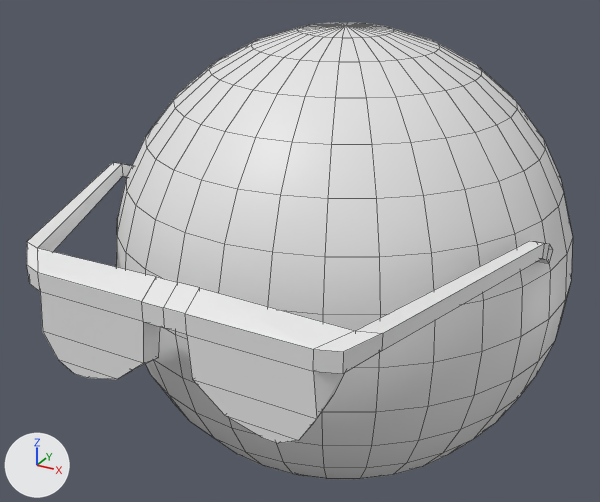
What one commit did to the Blender file Blend files/Characters/Sunglasses.blend.
Before and after are seen from a 50 mm lens placed at (0.751, -1.558, 0.758), pointed at (-0.067, -0.069, 0.013). Lighting does not change. The marker at lower left points along +X, +Y and +Z. Mesh edges are drawn as thin lines.

The scene before the commit, as lines of its bpy script (objects in view):
```python
me_sphere = bpy.data.meshes.new('Sphere')
me_sphere.from_pydata(...)  # a UV sphere (32 segments, 16 rings, poles along z) spanning x -0.5..0.5, y -0.5..0.5, z -0.5..0.5
me_sphere.polygons.foreach_set('use_smooth', [True] * 512)
me_sphere.materials.append(mat_supersanic_png)  # its picture is missing
me_sunglasses = bpy.data.meshes.new('Sunglasses')
me_sunglasses.from_pydata(...)  # 40 vertices, 37 faces; spans x 0.0..0.482, y -0.641..-0.105, z -0.037..0.189
ob_sphere = bpy.data.objects.new('Sphere', me_sphere)
ob_sphere.location = (0.0, 0.0, 0.0)
ob_sunglasses = bpy.data.objects.new('Sunglasses', me_sunglasses)
ob_sunglasses.location = (0.0, 0.0, 0.0)
_m = ob_sunglasses.modifiers.new('Mirror', 'MIRROR')
```
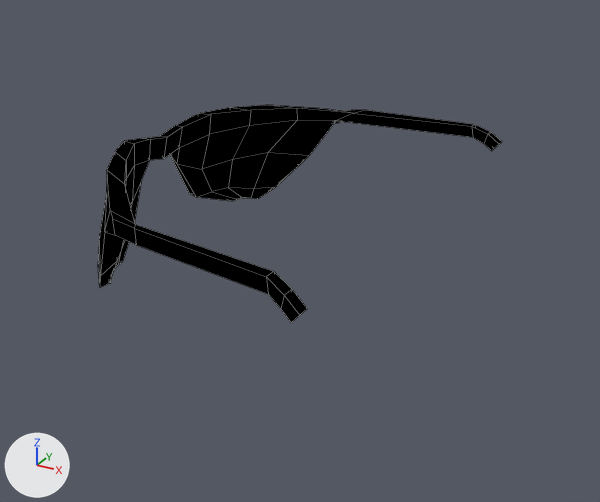
What the commit changed:
Material 'Sunglasses' (mat_sunglasses) is new.
Its base color is (0.0, 0.0, 0.0) (black #000000).
me_sunglasses is used by ob_sunglasses; location (0.0, 0.0, 0.0).
me_sunglasses had 40 vertices, 37 faces and spanned x 0.0..0.482, y -0.641..-0.105, z -0.037..0.189.
me_sunglasses now has 136 vertices, 134 faces and spans x -0.526..0.197, y -0.55..0.55, z -0.045..0.23.
me_sunglasses part 1: the whole mesh is rebuilt.
me_sunglasses part 2: the surface is now shaded smooth.
me_sunglasses now uses material mat_sunglasses (black #000000).
Object 'Sunglasses' (ob_sunglasses) loses its MIRROR modifier named 'Mirror'.
Object 'Sunglasses' (ob_sunglasses) gains a EDGE_SPLIT modifier named 'EdgeSplit'.
Modifier setting: use_edge_angle = False.
Object 'Sphere' (ob_sphere) is deleted.

Changed parts and their boxes [x1, y1, x2, y2] in the pictures (600 x 502 px):
'Sphere', deleted
    before: [116, 23, 573, 479]
'Sunglasses', reshaped, modifiers changed (23% narrower, 22% shorter)
    before: [27, 162, 553, 443]
    after: [98, 105, 502, 323]
part 1 of me_sunglasses, built on
    before: [27, 162, 553, 443]
    after: [98, 105, 502, 323]
